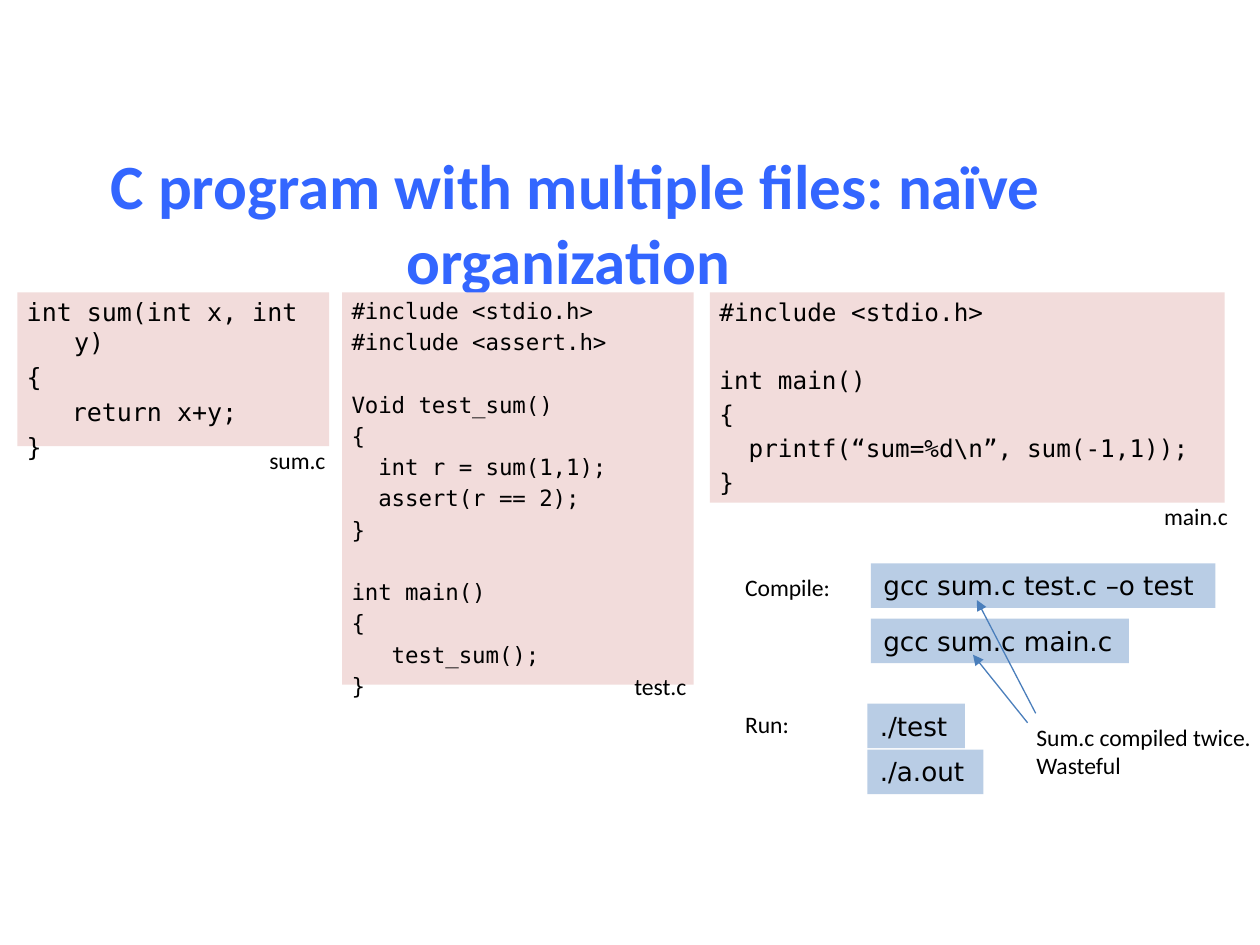
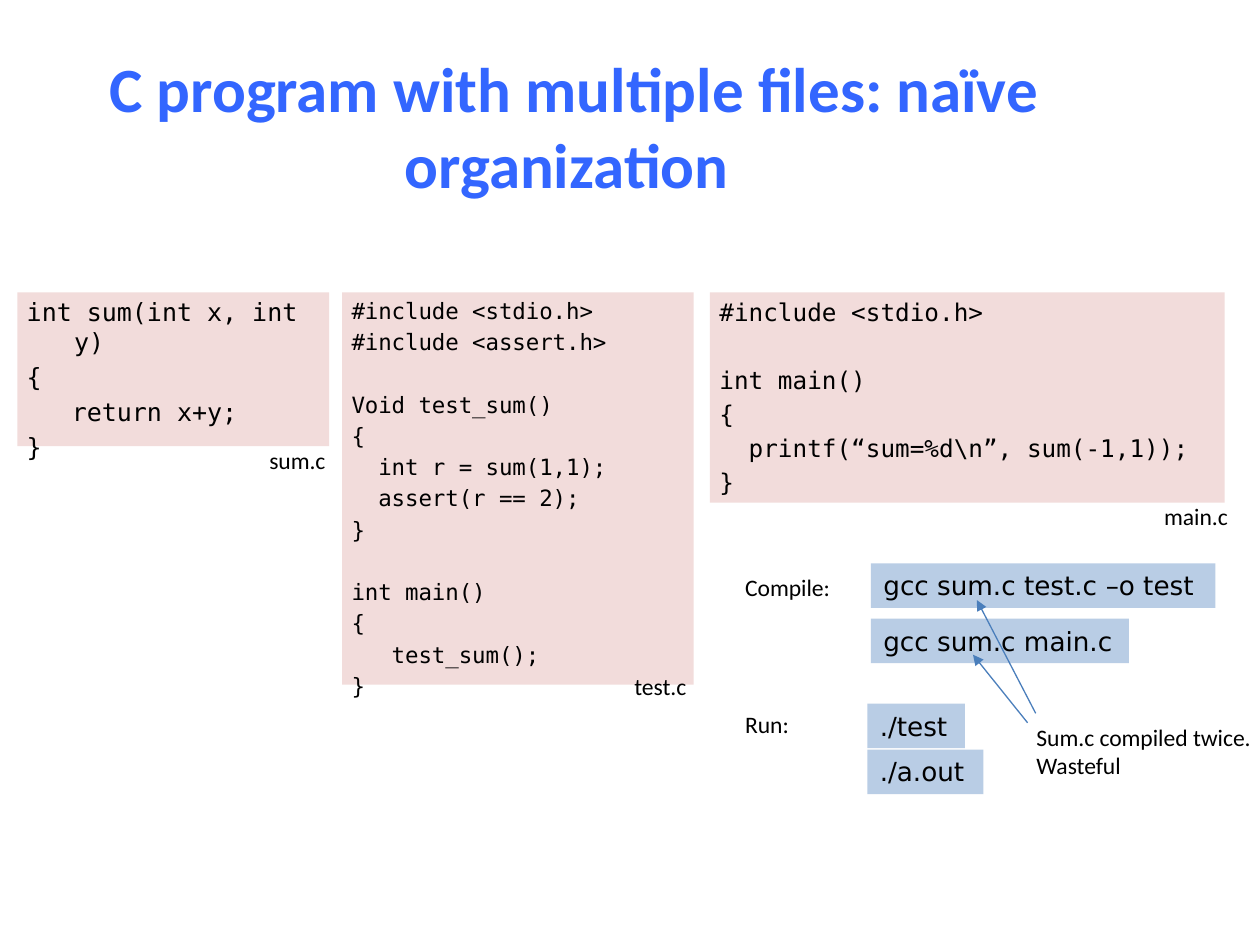
Before and after one commit to NYU-CSO/nyu-cso.github.io, a slide deck: slide 7 of notes/04-C_Basics.pptx. Drawn at 1260x945 pixels with LibreOffice and Linux fonts; fonts in the diff are those of the drawing. Boxes give left, top, right and bottom in pixels: in the first picture for what was removed or moved away, otherwise in the second. Text is boxed around its words. In the diff, an @@ line names an element or a change of style, - is before the commit and + after.

```diff
--- a/notes/04-C_Basics.pptx
+++ b/notes/04-C_Basics.pptx
@@ title "C program with multiple files: ...": place and size @@
-title "C program with multiple files: ..." at bbox=[111, 164, 1039, 293]
+title "C program with multiple files: ..." at bbox=[109, 67, 1038, 199]
```
Also in this commit, not shown: 6 other slides changed, 1 slide added, 2 other files.
